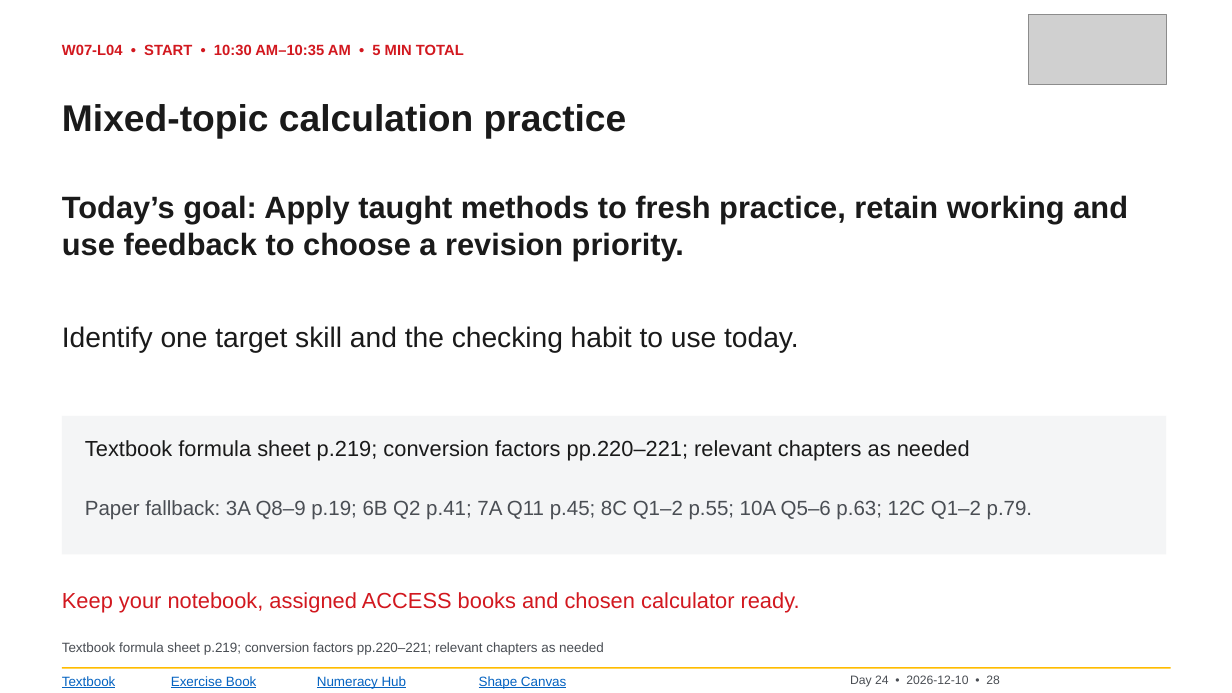
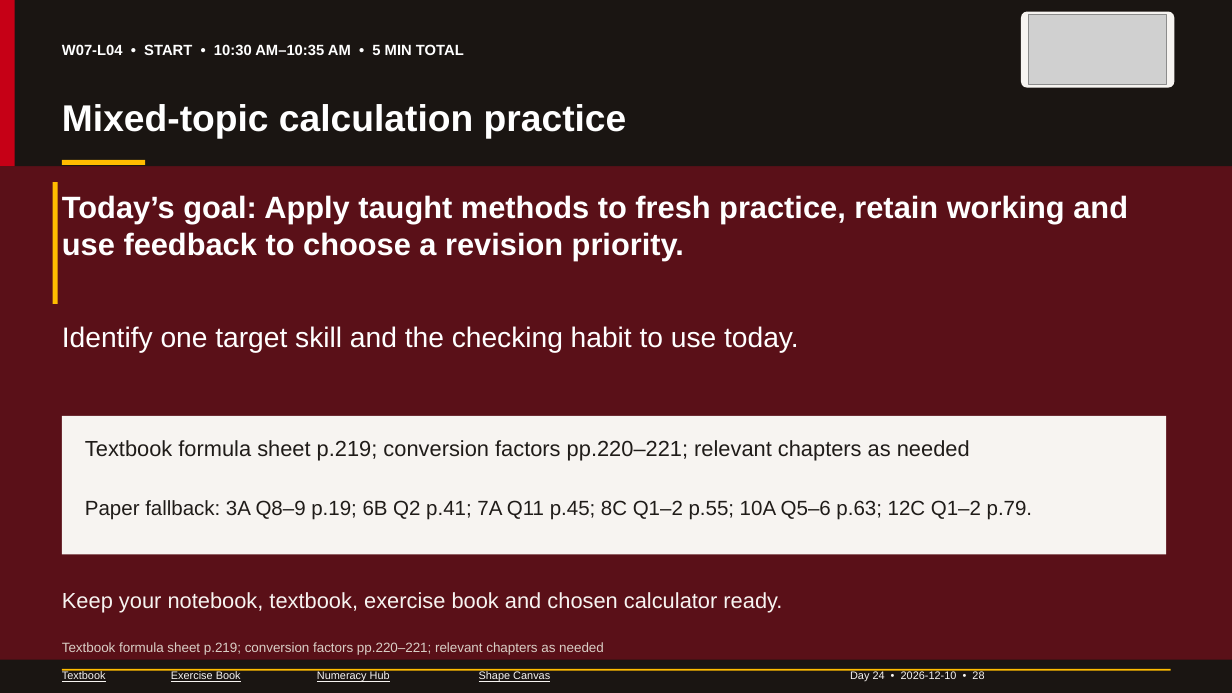
Before and after one commit to GOSTROGIS/access-trades-numeracy, a slide deck: slide 28 of carpentry/intake-141/PowerPoint/Day-24_2026-12-10_Week-7.pptx. Drawn at 1232x693 pixels with LibreOffice and Linux fonts; fonts in the diff are those of the drawing; grey boxes stand for pictures. Boxes give left, top, right and bottom in pixels: in the first picture for what was removed or moved away, otherwise in the second. Text is boxed around its words. In the diff, an @@ line names an element or a change of style, - is before the commit and + after.

```diff
--- a/carpentry/intake-141/PowerPoint/Day-24_2026-12-10_Week-7.pptx
+++ b/carpentry/intake-141/PowerPoint/Day-24_2026-12-10_Week-7.pptx
@@ background #FFFFFF to #5A1018 @@
@@ rectangle added at (0, 0, 1232, 166), fill #1A1512 @@
@@ rectangle added at (0, 0, 15, 166), fill #C60016 @@
@@ rounded rectangle added at (1021, 11, 1175, 87), fill #F7F4F1 @@
@@ text "W07-L04 • START • 10:30 ..." at (62, 44, 464, 55): text colour #D2181F to #FFFFFF @@
@@ rectangle added at (62, 160, 145, 165), fill #FFBC00 @@
@@ rectangle added at (53, 182, 58, 304), fill #FFBC00 @@
@@ text colour #1A1A1A to #FFFFFF in 3 elements at (62, 104, 627, 139), (62, 195, 1128, 260), (62, 326, 799, 352) @@
@@ rectangle at (62, 416, 1166, 555): fill #F4F5F6 to #F7F4F1 @@
@@ text "Paper fallback: 3A Q8–9 p.19; ..." at (85, 500, 1033, 520): text colour #4A4E54 to #201C19 @@
@@ text at (62, 592, 782, 613): text changed; text colour #D2181F to #F7F4F1 @@
-Keep your notebook, assigned ACCESS books and chosen calculator ready.
+Keep your notebook, textbook, exercise book and chosen calculator ready.
@@ text "Textbook formula sheet p.219; conversion ..." at (62, 642, 604, 655): text colour #4A4E54 to #D9CEC5 @@
@@ rectangle added at (0, 660, 1232, 693), fill #1A1512 @@
@@ size 10.5 to 8.5 pt, text colour #0563C1 to #F7F4F1 in 4 elements at (62, 671, 106, 682), (171, 671, 241, 682), (317, 671, 390, 682), (479, 671, 550, 682) @@
@@ text "Day 24 • 2026-12-10 • ..." at (850, 671, 984, 681): size 9.5 to 8.5 pt, text colour #4A4E54 to #F7F4F1 @@
```
Also in this commit, not shown: 50 other slides changed, 51 other files.
